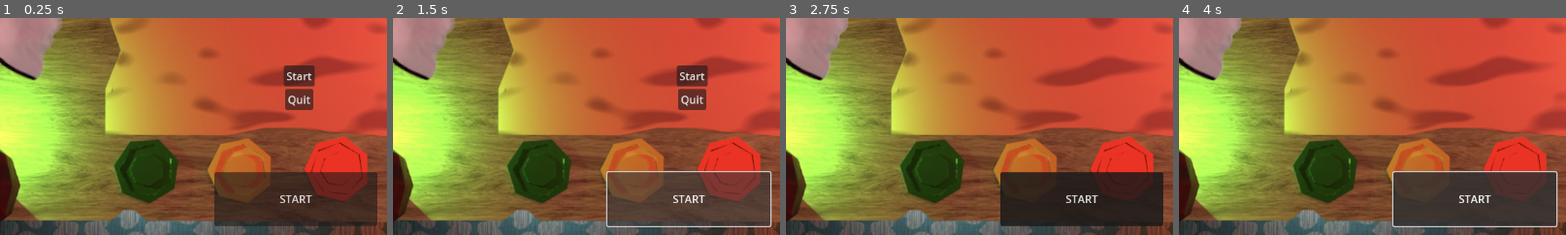
Above: before the commit, frames 1-4 (left to right).
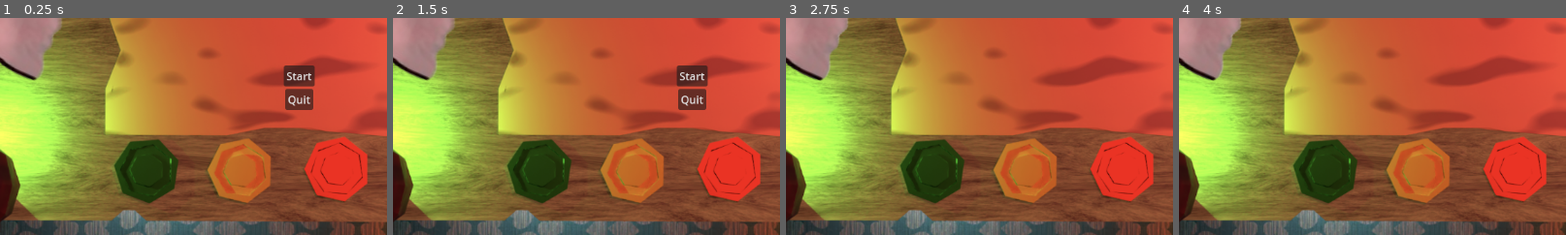
Above: after the commit, the same moments.

Repository: avanishbadhan/jumpstart
Game: Godot game, scene res://start.tscn
Same seed, same stepped clock (60 frames per second), same inputs: the game is played once before the commit and once after it.
Inputs (mouse positions are % of the whole screen's width and height, from its top left):
- Up to frame 1 (0.25 s): no input
- Up to frame 2 (1.5 s): click (50, 78) at 0.5 s, where only the run before the commit has a clickable "START"; click (50, 78) at 1.25 s, where only the run before the commit has a clickable "START"
- Up to frame 3 (2.75 s): click "Start" at 2 s
- Up to frame 4 (4 s): click (50, 78) at 2.75 s, where only the run before the commit has a clickable "START"; click (50, 78) at 3.5 s, where only the run before the commit has a clickable "START"
The pictures show only the part of the screen within x 11-61%, y 37-87%; the shares and areas given below are measured in that part.

The runs differ from the first frame. In frame 1, 10% of the frame differs, in the area x 55-98%, y 70-96%; in frame 2, 10%; in frame 3, 10%; in frame 4, 11%, in the area x 54-98%, y 70-97%.

Commit message:
update 0.18

Diff:
--- a/main.tscn
+++ b/main.tscn
@@ -1,10 +1,9 @@
-[gd_scene load_steps=24 format=3 uid="uid://dtuqbrulfuv2l"]
+[gd_scene load_steps=22 format=3 uid="uid://dtuqbrulfuv2l"]
 
 [ext_resource type="Texture2D" uid="uid://dp30djxoa5p4x" path="res://bg3am.png" id="1_getpj"]
 [ext_resource type="FontFile" uid="uid://bmknn1doccn3k" path="res://Ricebox Allcaps.ttf" id="3_2cqfq"]
 [ext_resource type="Script" uid="uid://chq7epkwhy0jq" path="res://popUp.gd" id="4_lquwl"]
 [ext_resource type="AudioStream" uid="uid://3nwfosqbtkbm" path="res://knife-stab-48222.mp3" id="5_7mycd"]
-[ext_resource type="AudioStream" uid="uid://vekqjcc1acls" path="res://music.mp3" id="5_lquwl"]
 [ext_resource type="AudioStream" uid="uid://cd81e71mo8b3y" path="res://knife-slice-41231.mp3" id="6_272bh"]
 [ext_resource type="FontFile" uid="uid://cjuerbegjkp61" path="res://ricebox_allcaps/Ricebox Allcaps.ttf" id="10_getpj"]
 [ext_resource type="Script" uid="uid://cob4aae6gfgtq" path="res://red_select.gd" id="11_82xsv"]
@@ -12,7 +11,6 @@
 [ext_resource type="Script" uid="uid://dceq2q76cdwwt" path="res://green_select.gd" id="15_ryguw"]
 [ext_resource type="Texture2D" uid="uid://058jq1c21eau" path="res://cloth.png" id="15_yaehf"]
 [ext_resource type="Script" uid="uid://guvljl36uocm" path="res://hidden_coin.gd" id="16_074og"]
-[ext_resource type="Script" uid="uid://bwqs3wttnaxo" path="res://start_button.gd" id="17_074og"]
 [ext_resource type="Script" uid="uid://5uy2mgiou4ud" path="res://yellow_select.gd" id="17_d13ii"]
 
 [sub_resource type="FontVariation" id="FontVariation_cegan"]
@@ -102,10 +100,6 @@
 position = Vector2(35, 392)
 scale = Vector2(0.64627975, 0.6264554)
 
-[node name="AudioStreamPlayer" type="AudioStreamPlayer" parent="."]
-stream = ExtResource("5_lquwl")
-autoplay = true
-
 [node name="red_select" type="Button" parent="."]
 offset_left = 591.0
 offset_top = 422.0
@@ -221,11 +215,3 @@
 offset_bottom = 315.0
 theme_override_fonts/font = SubResource("FontVariation_getpj")
 theme_override_font_sizes/font_size = 30
-
-[node name="StartButton" type="Button" parent="."]
-offset_left = 450.0
-offset_top = 468.0
-offset_right = 692.0
-offset_bottom = 548.0
-text = "START"
-script = ExtResource("17_074og")
--- a/start.tscn
+++ b/start.tscn
@@ -1,6 +1,7 @@
-[gd_scene load_steps=2 format=3 uid="uid://df41ysw5122k2"]
+[gd_scene load_steps=3 format=3 uid="uid://df41ysw5122k2"]
 
 [ext_resource type="Script" uid="uid://dv2tw6ib2ha4" path="res://start.gd" id="1_ots34"]
+[ext_resource type="AudioStream" uid="uid://vekqjcc1acls" path="res://music.mp3" id="2_qn1rc"]
 
 [node name="start" type="CanvasLayer"]
 script = ExtResource("1_ots34")
@@ -33,5 +34,9 @@
 grow_vertical = 2
 text = "Quit"
 
+[node name="AudioStreamPlayer" type="AudioStreamPlayer" parent="."]
+stream = ExtResource("2_qn1rc")
+autoplay = true
+
 [connection signal="pressed" from="Start" to="." method="_on_start_pressed"]
 [connection signal="pressed" from="Quit" to="." method="_on_quit_pressed"]
